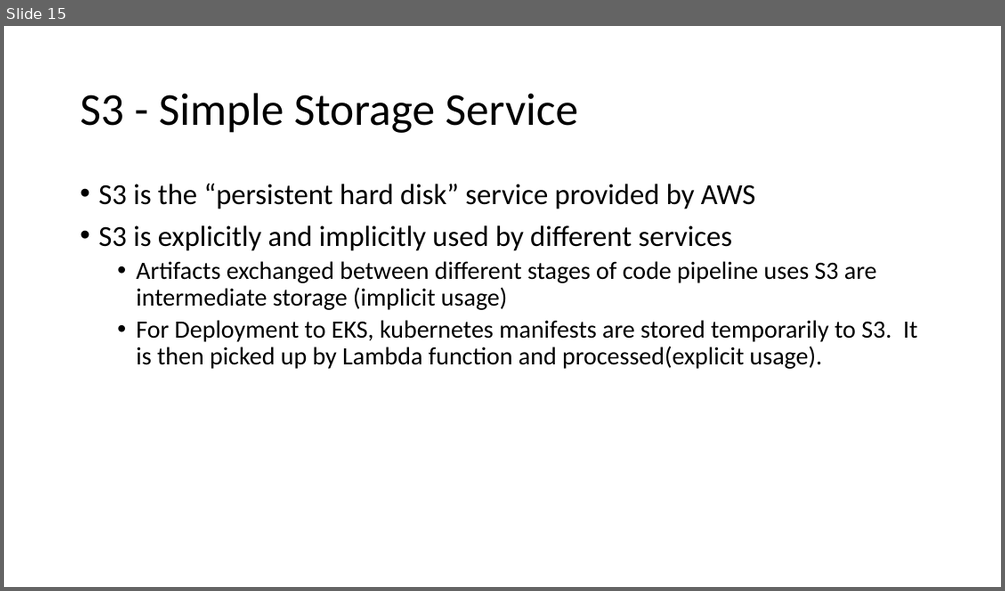
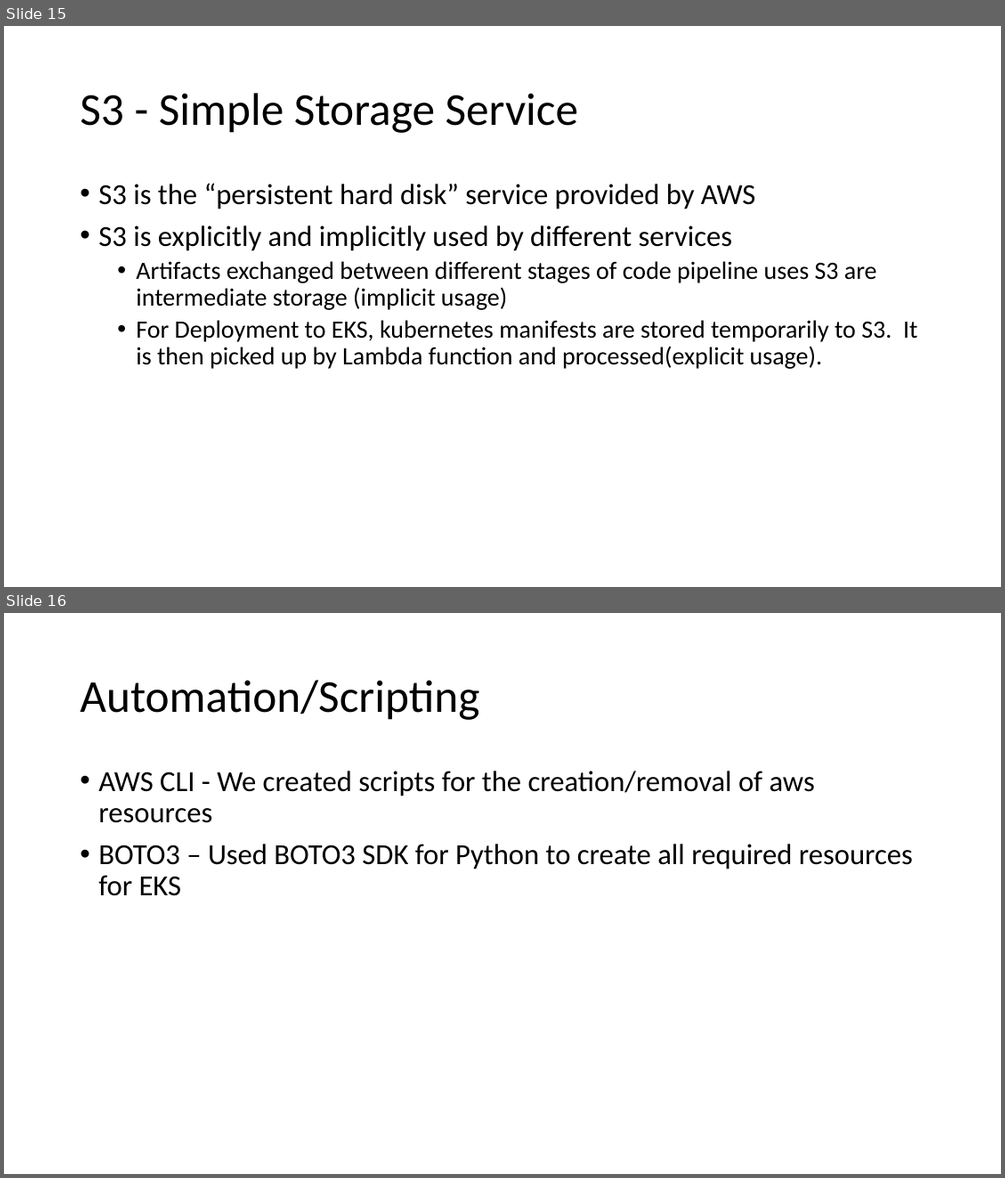
Before and after one commit to awspractice12/aws_practice, a slide deck: documents/DevOps_on_AWS.pptx. Shown one above the other, each under a label of ours: slide 15 before the commit, slides 15 and 16 after it. The pictures are 1005x591 and 1005x1178 pixels, drawn with LibreOffice and Linux fonts; fonts in the diff are those of the drawing. Boxes give left, top, right and bottom in pixels: in the first picture for what was removed or moved away, otherwise in the second. Text is boxed around its words. In the diff, an @@ line names an element or a change of style, - is before the commit and + after.

```diff
--- a/documents/DevOps_on_AWS.pptx
+++ b/documents/DevOps_on_AWS.pptx
@@ slide 16 added at (x1=4, y1=613, x2=1001, y2=1174), background #FFFFFF @@
@@ title added at (x1=80, y1=680, x2=479, y2=720), 44 pt, text #000000 @@
+Automation/Scripting
@@ text added at (x1=98, y1=771, x2=913, y2=896), 28 pt, text #000000 @@
+• AWS CLI - We created scripts for the creation/removal of aws resources
+• BOTO3 – Used BOTO3 SDK for Python to create all required resources for EKS
```
Also in this commit, not shown: 1 slide changed.
